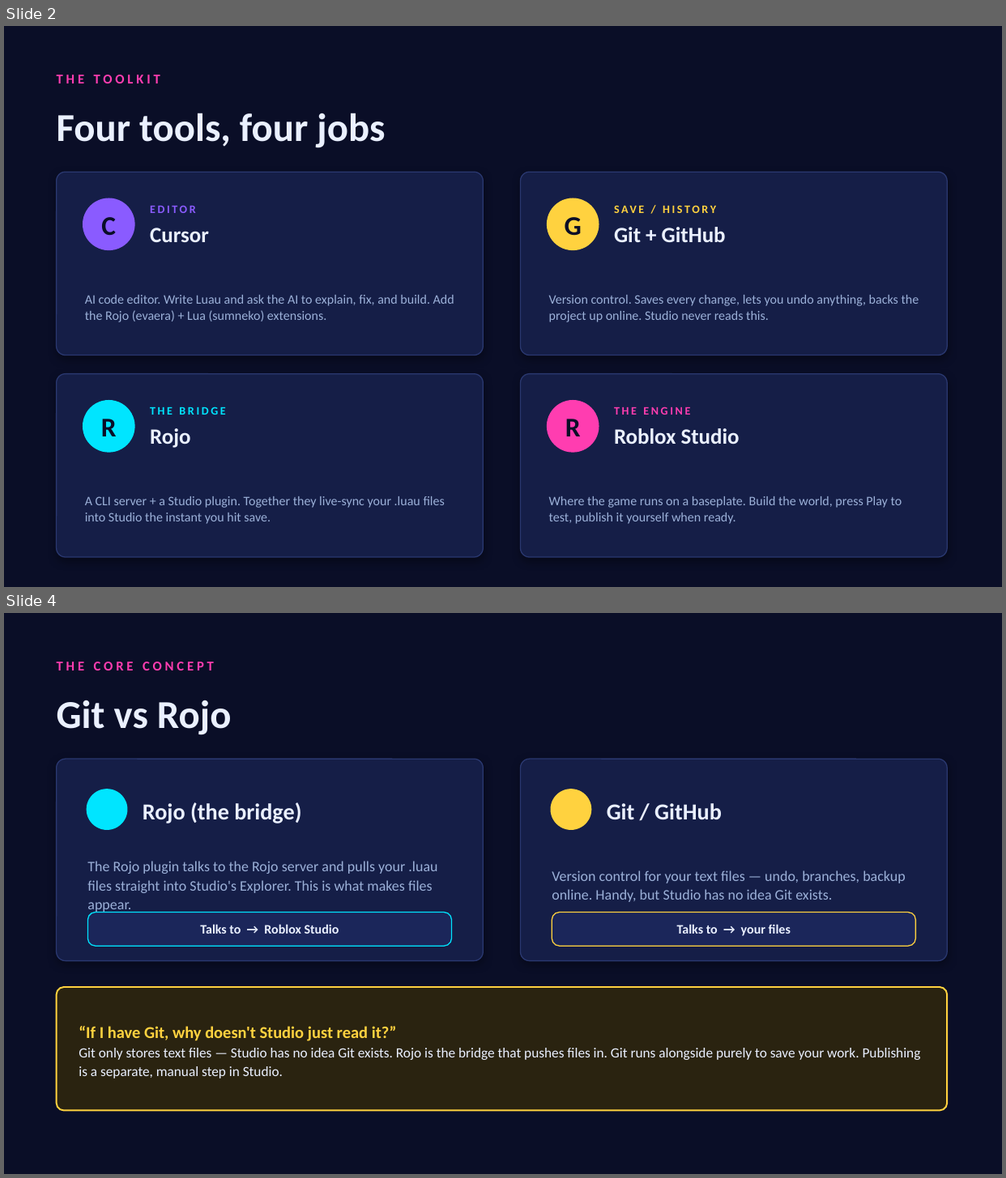
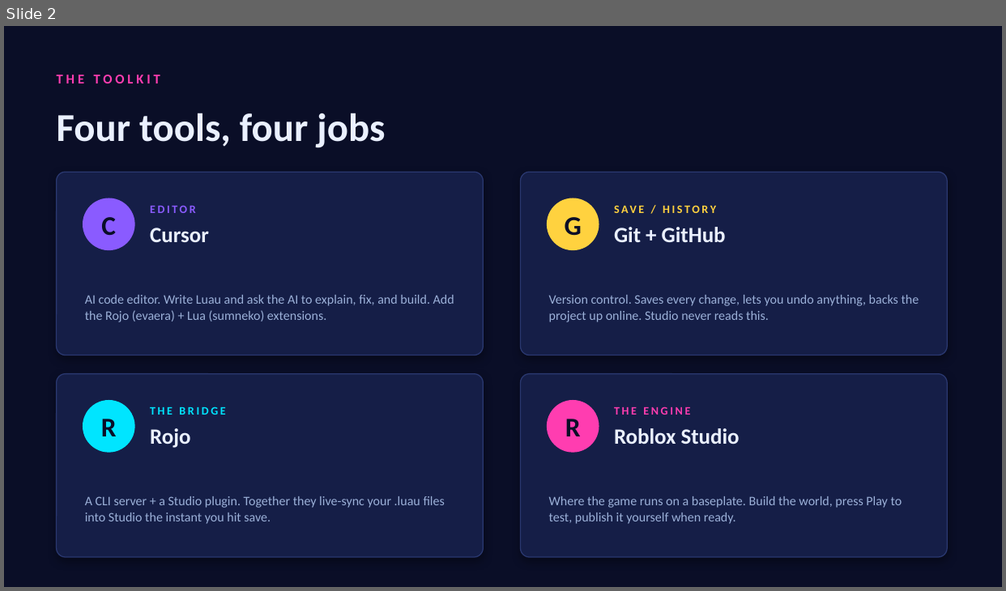
Before and after one commit to charlesb777/roblox_dev, a slide deck: Roblox-Dev-Rig-Setup.pptx. Shown one above the other, each under a label of ours: slides 2 and 4 before the commit, slide 2 after it; the slides between them are not shown. The pictures are 1006x1178 and 1006x591 pixels, drawn with LibreOffice and Linux fonts; fonts in the diff are those of the drawing. Boxes give left, top, right and bottom in pixels: in the first picture for what was removed or moved away, otherwise in the second. Text is boxed around its words. In the diff, an @@ line names an element or a change of style, - is before the commit and + after.

```diff
--- a/Roblox-Dev-Rig-Setup.pptx
+++ b/Roblox-Dev-Rig-Setup.pptx
@@ slide 4 removed at [4, 613, 1002, 1174], background #0A0E27 @@
@@ text removed at [57, 662, 214, 671] @@
-THE CORE CONCEPT
@@ text removed at [57, 700, 231, 735] @@
-Git vs Rojo
@@ rounded rectangle removed at [57, 759, 484, 961] @@
@@ rounded rectangle removed at [521, 759, 948, 961] @@
@@ ellipse removed at [87, 789, 127, 830] @@
@@ text removed at [143, 803, 301, 824] @@
-Rojo (the bridge)
@@ ellipse removed at [551, 789, 592, 830] @@
@@ text removed at [607, 803, 722, 820] @@
-Git / GitHub
@@ text removed at [87, 861, 437, 914] @@
-The Rojo plugin talks to the Rojo server and pulls your .luau files straight into Studio's Explorer. This is what makes files appear.
@@ text removed at [552, 871, 905, 902] @@
-Version control for your text files — undo, branches, backup online. Handy, but Studio has no idea Git exists.
@@ rounded rectangle removed at [88, 913, 452, 946] @@
@@ text removed at [200, 924, 339, 934] @@
-Talks to → Roblox Studio
@@ rounded rectangle removed at [552, 913, 916, 946] @@
@@ text removed at [677, 924, 791, 936] @@
-Talks to → your files
@@ rounded rectangle removed at [57, 987, 948, 1111] @@
@@ text removed at [79, 1026, 921, 1079] @@
-“If I have Git, why doesn't Studio just read it?”
-Git only stores text files — Studio has no idea Git exists. Rojo is the bridge that pushes files in. Git runs alongside purely to save your work. Publishing is a separate, manual step in Studio.
```
Also in this commit, not shown: 6 slides changed, 3 slides added, 1 other slide removed, 11 other files.
